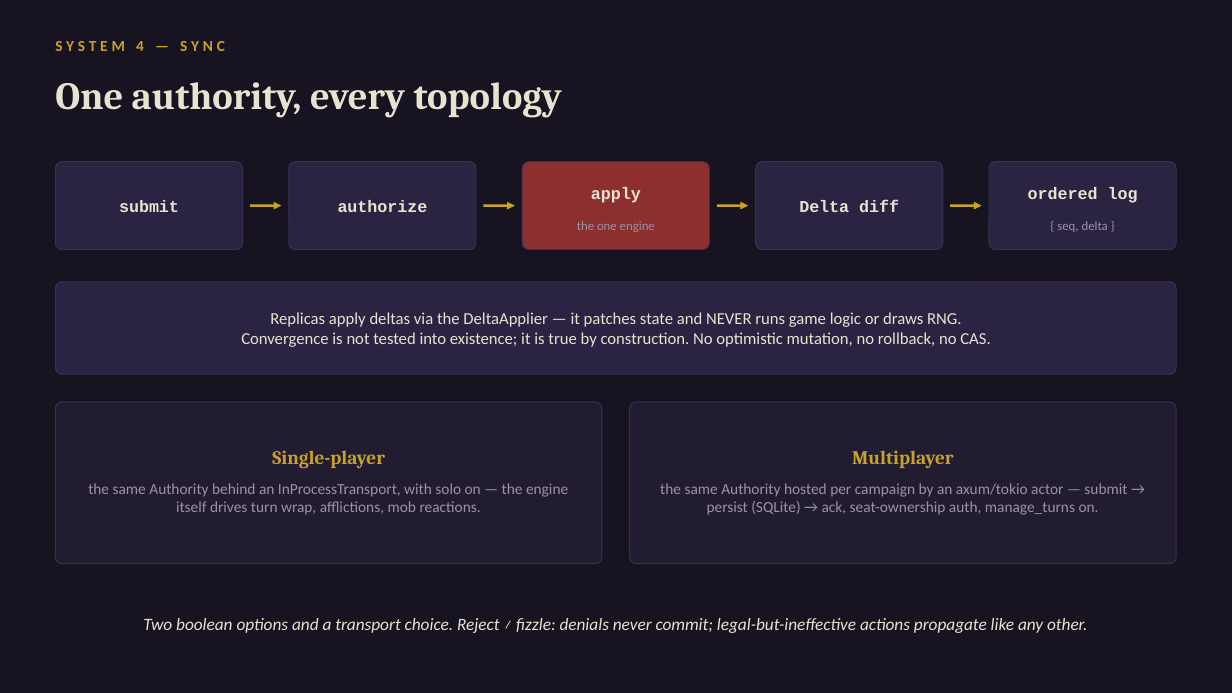
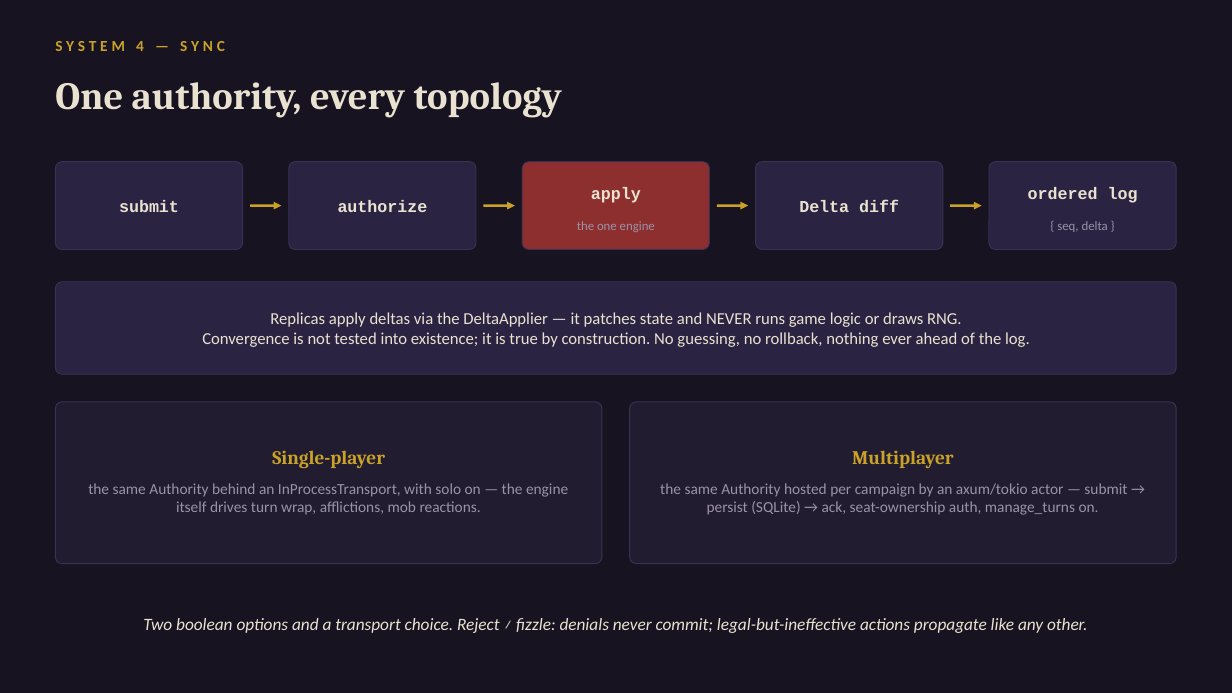
Before and after one commit to daniel0mullins/WickedWays, a slide deck: slide 6 of docs/talks/decks/03-systems-tour.pptx. Drawn at 1232x693 pixels with LibreOffice and Linux fonts; fonts in the diff are those of the drawing. Boxes give left, top, right and bottom in pixels: in the first picture for what was removed or moved away, otherwise in the second. Text is boxed around its words. In the diff, an @@ line names an element or a change of style, - is before the commit and + after.

```diff
--- a/docs/talks/decks/03-systems-tour.pptx
+++ b/docs/talks/decks/03-systems-tour.pptx
@@ text at (x1=202, y1=332, x2=1030, y2=347): text changed @@
-Convergence is not tested into existence; it is true by construction. No optimistic mutation, no rollback, no CAS.
+Convergence is not tested into existence; it is true by construction. No guessing, no rollback, nothing ever ahead of the log.
```
Also in this commit, not shown: 5 other slides changed, 7 other files.
